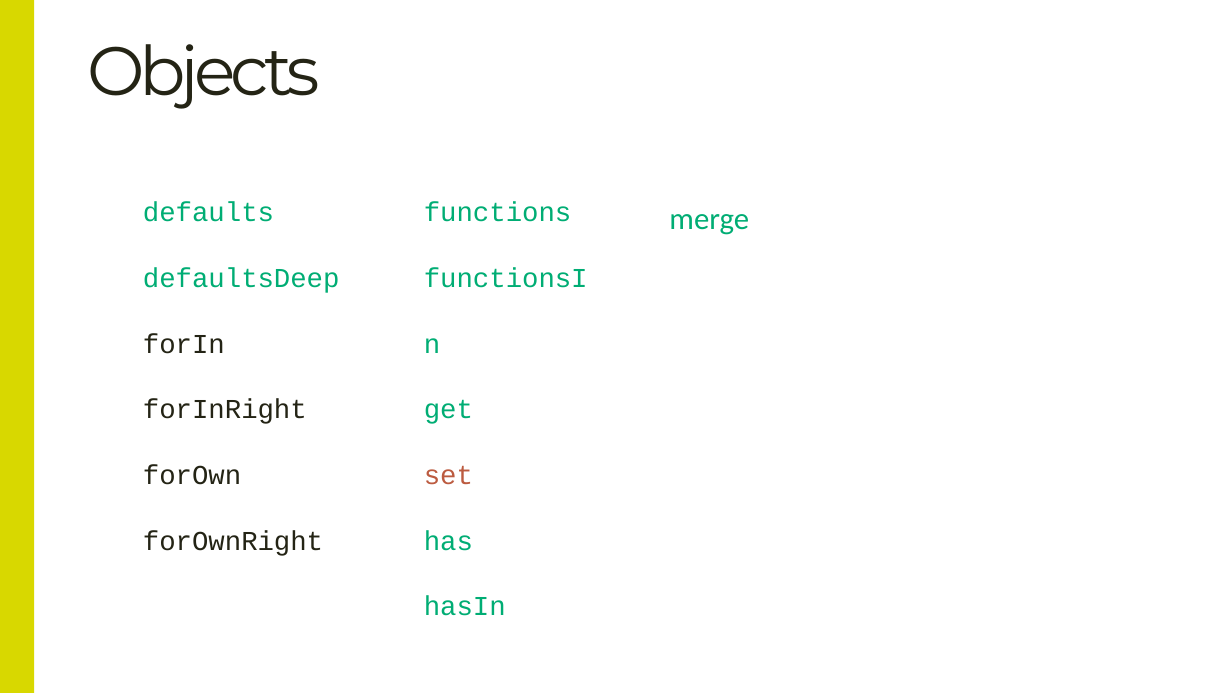
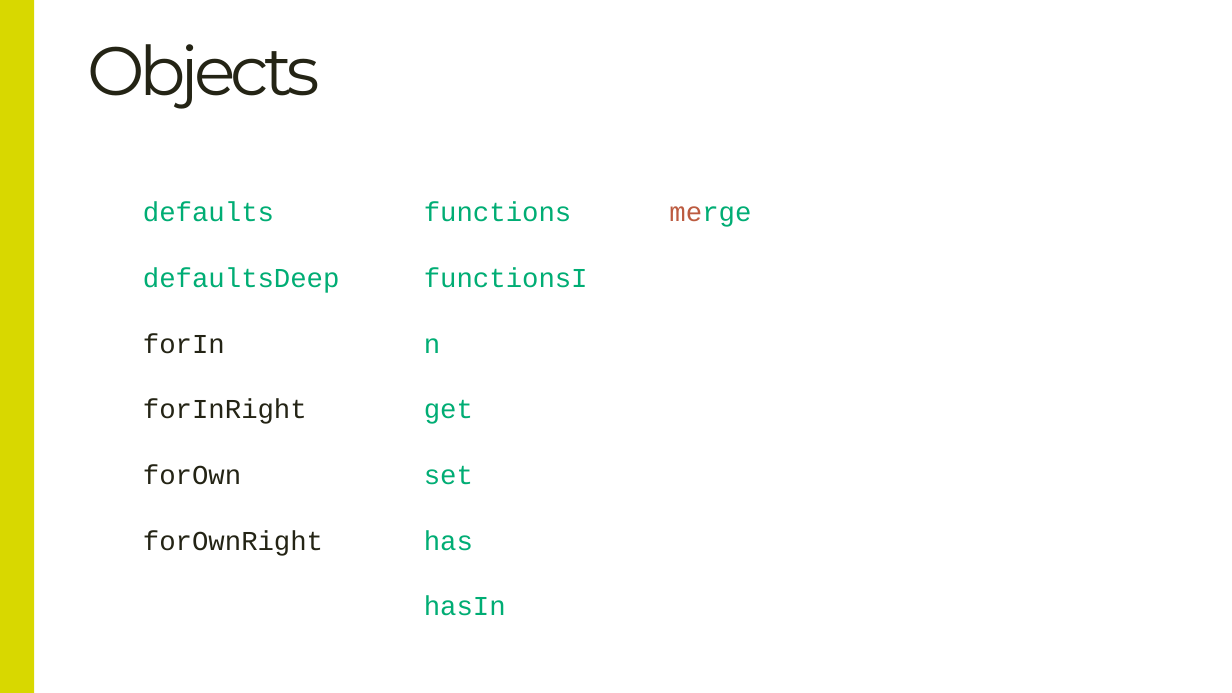
Before and after one commit to DillonGru28/Master-Frontend-Lemon, a slide deck: slide 14 of 02-languages/01-teoria/04 Lodash.pptx. Drawn at 1232x693 pixels with LibreOffice and Linux fonts; fonts in the diff are those of the drawing. Boxes give left, top, right and bottom in pixels: in the first picture for what was removed or moved away, otherwise in the second. Text is boxed around its words. In the diff, an @@ line names an element or a change of style, - is before the commit and + after.

```diff
--- a/02-languages/01-teoria/04 Lodash.pptx
+++ b/02-languages/01-teoria/04 Lodash.pptx
@@ text "merge" at (669,206,751,227): size 18 to 16 pt, font Calibri to Courier New; text colour #00AD74 to #BC5B40 in "merge" @@
@@ text at (424,465,473,485): text colour #BC5B40 to #00AD74 in "set" @@
```
Also in this commit, not shown: 1 other slide changed.
